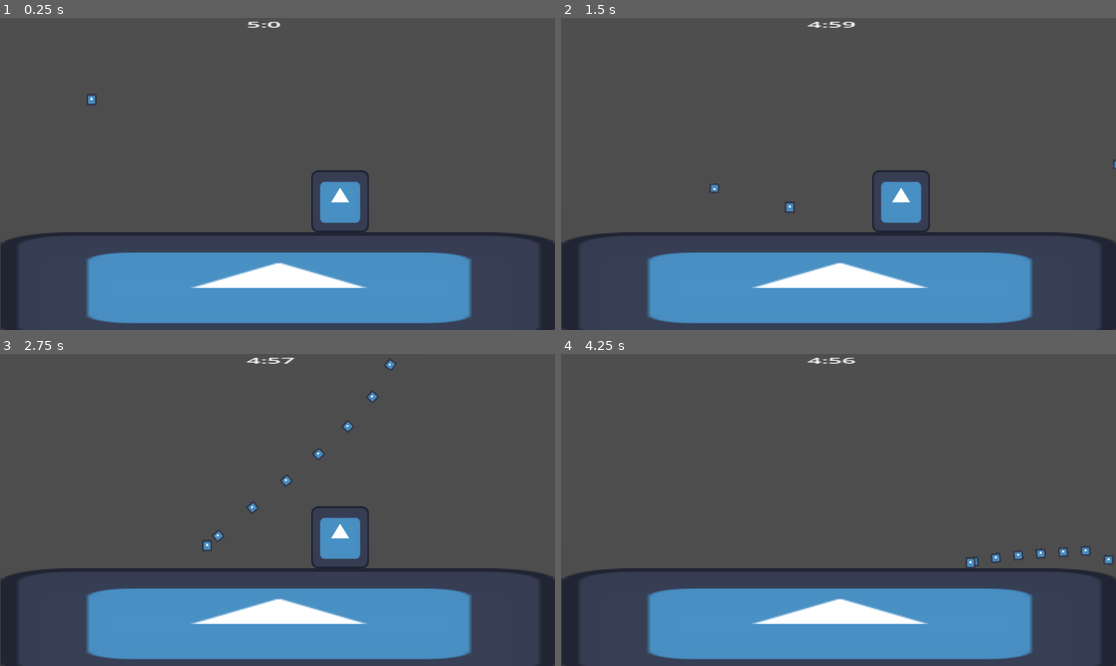
Above: before the commit, frames 1-4 (two rows, left to right).
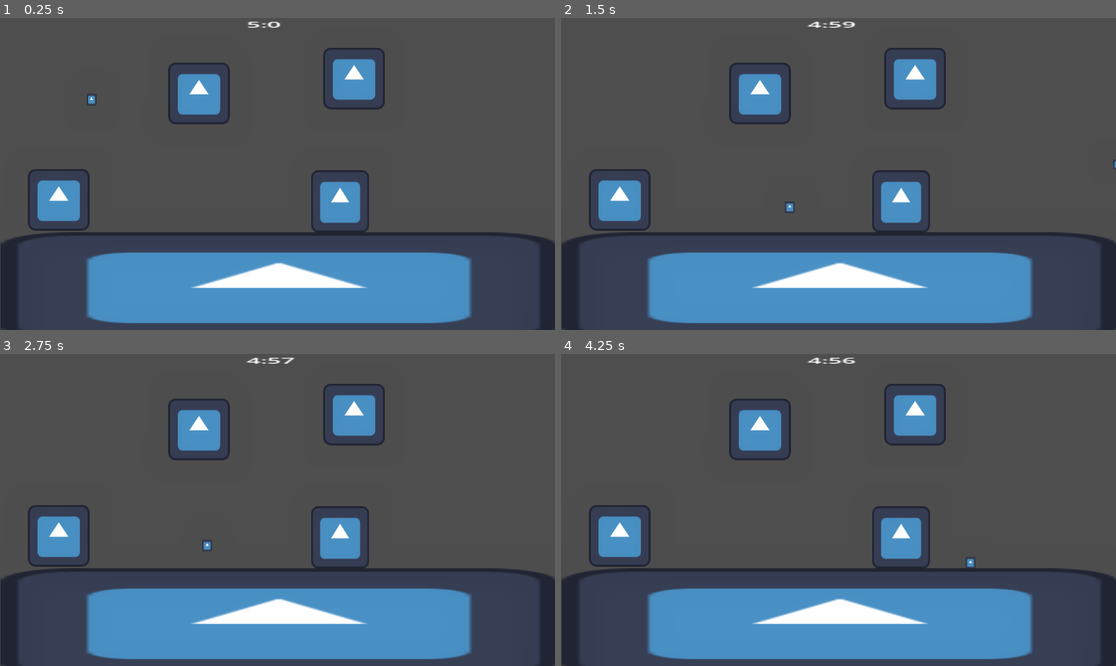
Above: after the commit, the same moments.

Repository: GeirlanthArchivest/oops--i-maybe-did-it-again
Game: Godot game, scene res://Scenes/main_level.tscn
Two runs of this game, one before a commit and one after it. Both use one fixed random seed, a clock stepped at 60 frames per second and the inputs below. The engine's default icon, where the game draws it, is replaced by a stand-in: a white triangle on a blue panel in a dark square.
Inputs (mouse positions are in pixels of both pictures, inside the frame that each line leads up to):
- Up to frame 1 (0.25 s): no input
- Up to frame 2 (1.5 s): tap Enter (shoot) at 0.5, 1.35 s; move the mouse to (960, 158) at 0.52 s; hold Enter (shoot) 0.53-1.28 s; hold Right (move_right) from 0.53 s (still down); tap Space (jump) at 0.77 s; move the mouse to (727, 189) at 1.27 s
- Up to frame 3 (2.75 s): tap Space (jump) at 1.52, 2 s; move the mouse to (333, 441) at 2.02 s; release Right (move_right) at 2.03 s; hold Left (move_left) from 2.03 s (still down); hold Enter (shoot) from 2.03 s (still down)
- Up to frame 4 (4.25 s): move the mouse to (810, 572) at 2.77 s; release Left (move_left) at 2.78 s; release Enter (shoot) at 2.78 s; hold Right (move_right) from 2.78 s (still down); tap Enter (shoot) at 2.85 s; tap Space (jump) at 3.02, 3.77 s; move the mouse to (1005, 556) at 3.52 s; hold Enter (shoot) from 3.53 s (still down)

The runs differ from the first frame. In frame 1, 3.9% of the frame differs, in the area x 5-70%, y 9-69%; in frame 2, 4.0%; in frame 3, 4.1%; in frame 4, 5.4%, in the area x 5-100%, y 9-69%.

Commit message:
Buildings have different health
Each instance at start has different health randomly between stated numbers

Diff:
--- a/oops!-i-maybe-did-it-again/Scenes/building.tscn
+++ b/oops!-i-maybe-did-it-again/Scenes/building.tscn
@@ -5,7 +5,7 @@
 
 [sub_resource type="RectangleShape2D" id="RectangleShape2D_uj2qm"]
 
-[node name="Sprite2D" type="Sprite2D"]
+[node name="Building" type="Sprite2D"]
 texture = ExtResource("1_avus0")
 offset = Vector2(0, -64.38)
 script = ExtResource("1_uj2qm")
--- a/oops!-i-maybe-did-it-again/Scenes/main_level.tscn
+++ b/oops!-i-maybe-did-it-again/Scenes/main_level.tscn
@@ -60,9 +60,23 @@
 scale = Vector2(9.025, 1.745)
 texture = ExtResource("2_ikcpc")
 
-[node name="Building" parent="." instance=ExtResource("3_5erdv")]
+[node name="Buildings" type="Node" parent="."]
+
+[node name="Building" parent="Buildings" instance=ExtResource("3_5erdv")]
 position = Vector2(707, 446)
 scale = Vector2(0.9432954, 1.0118527)
+
+[node name="Sprite2D" parent="Buildings" instance=ExtResource("3_5erdv")]
+position = Vector2(414.00006, 221.00002)
+scale = Vector2(0.99999994, 0.99999994)
+
+[node name="Sprite2D2" parent="Buildings" instance=ExtResource("3_5erdv")]
+position = Vector2(736, 190)
+scale = Vector2(0.99999994, 0.99999994)
+
+[node name="Sprite2D3" parent="Buildings" instance=ExtResource("3_5erdv")]
+position = Vector2(123.00006, 442)
+scale = Vector2(0.99999994, 0.99999994)
 
 [node name="Timer" type="Label" parent="."]
 anchors_preset = 5
@@ -87,3 +101,5 @@
 
 [node name="WorldEnvironment" type="WorldEnvironment" parent="."]
 environment = SubResource("Environment_qbrl8")
+
+[connection signal="timeout" from="Timer/Timer" to="." method="_on_timer_timeout"]
--- a/oops!-i-maybe-did-it-again/Scenes/player.tscn
+++ b/oops!-i-maybe-did-it-again/Scenes/player.tscn
@@ -17,7 +17,6 @@
 texture = ExtResource("2_cvnsp")
 
 [node name="Fire_rate_timer" type="Timer" parent="."]
-wait_time = 0.05
 one_shot = true
 autostart = true
 
--- a/oops!-i-maybe-did-it-again/Scripts/Level.gd
+++ b/oops!-i-maybe-did-it-again/Scripts/Level.gd
@@ -5,3 +5,7 @@
 
 func _exit_tree():
 	Global.node_creation_parent = null
+
+
+func _on_timer_timeout() -> void:
+	get_tree().reload_current_scene()
--- a/oops!-i-maybe-did-it-again/Scripts/building.gd
+++ b/oops!-i-maybe-did-it-again/Scripts/building.gd
@@ -2,10 +2,14 @@
 
 var health:int
 
+var max_health = 20
+var minimum_health = 5
+var building_health
+
 # Called when the node enters the scene tree for the first time.
 func _ready():
-	health = 10
-
+	building_health = randf_range(minimum_health, max_health)
+	health = building_health
 
 # Called every frame. 'delta' is the elapsed time since the previous frame.
 func _process(_delta: float):
